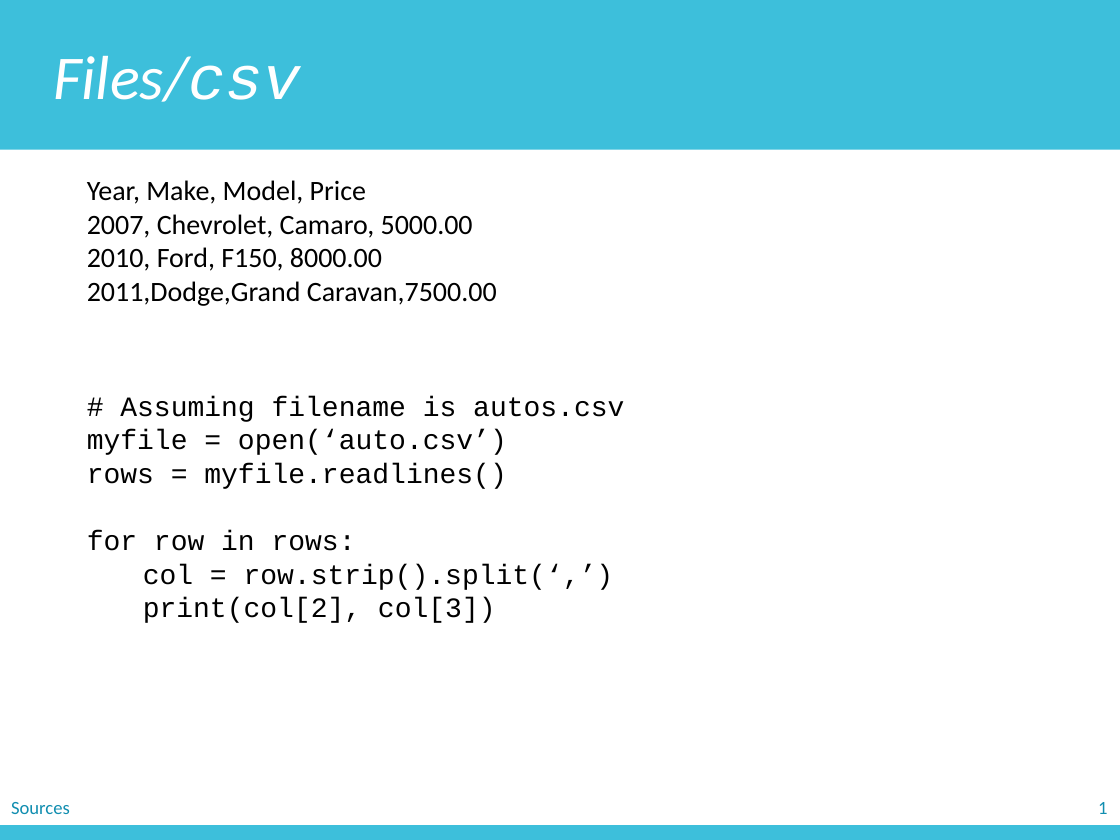
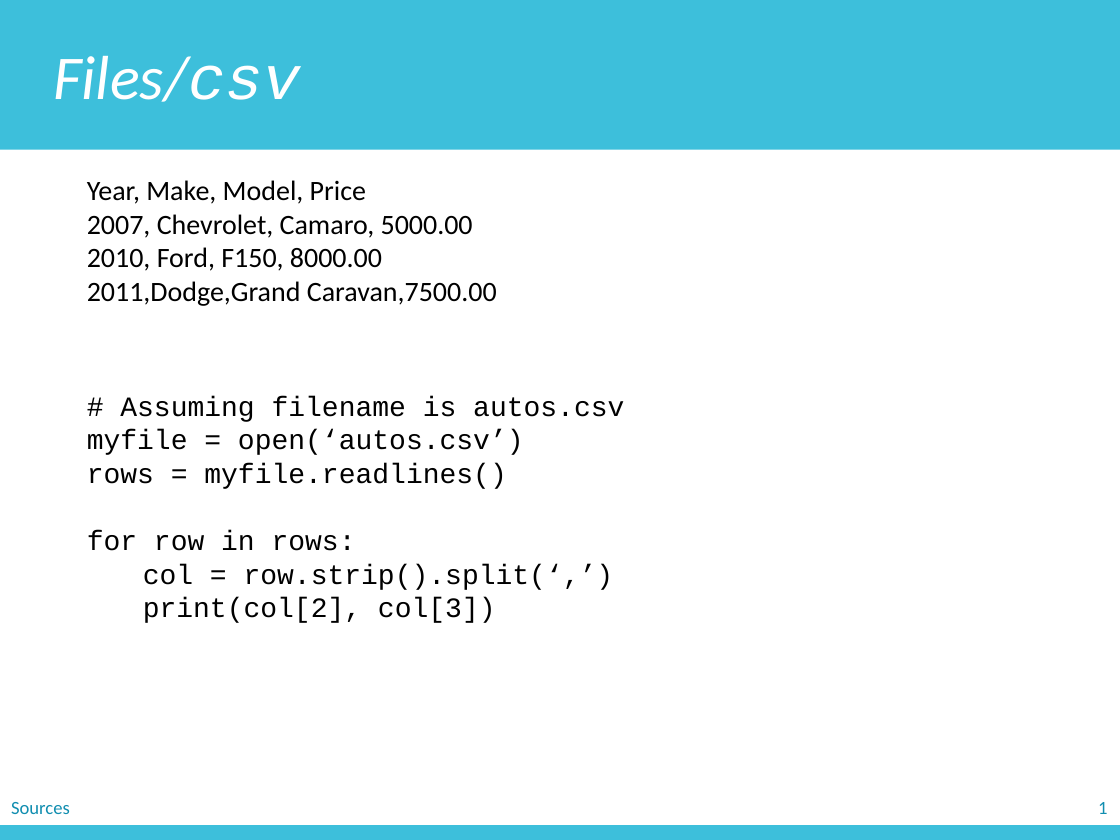
Before and after one commit to zichengliao/zuics101-fa17, a slide deck: slide 22 of lectures/lec12/lec12.pptx. Drawn at 1120x840 pixels with LibreOffice and Linux fonts; fonts in the diff are those of the drawing. Boxes give left, top, right and bottom in pixels: in the first picture for what was removed or moved away, otherwise in the second. Text is boxed around its words. In the diff, an @@ line names an element or a change of style, - is before the commit and + after.

```diff
--- a/lectures/lec12/lec12.pptx
+++ b/lectures/lec12/lec12.pptx
@@ text at (x1=87, y1=429, x2=524, y2=455): text changed @@
-myfile = open(‘auto.csv’)
+myfile = open(‘autos.csv’)
```
Also in this commit, not shown: 2 other slides changed, 1 other file.
